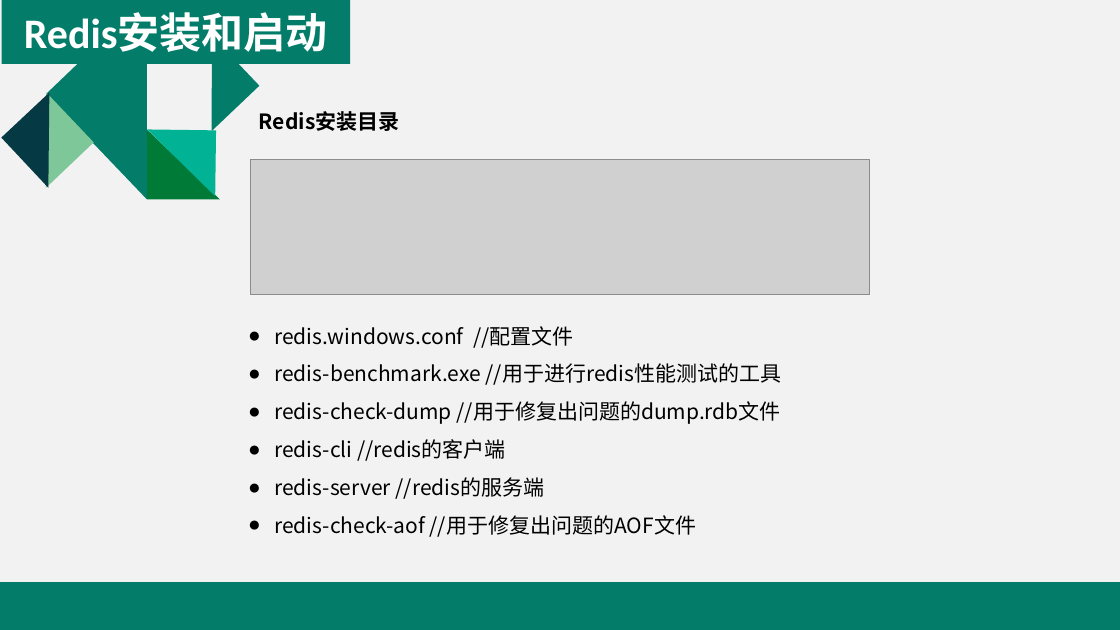
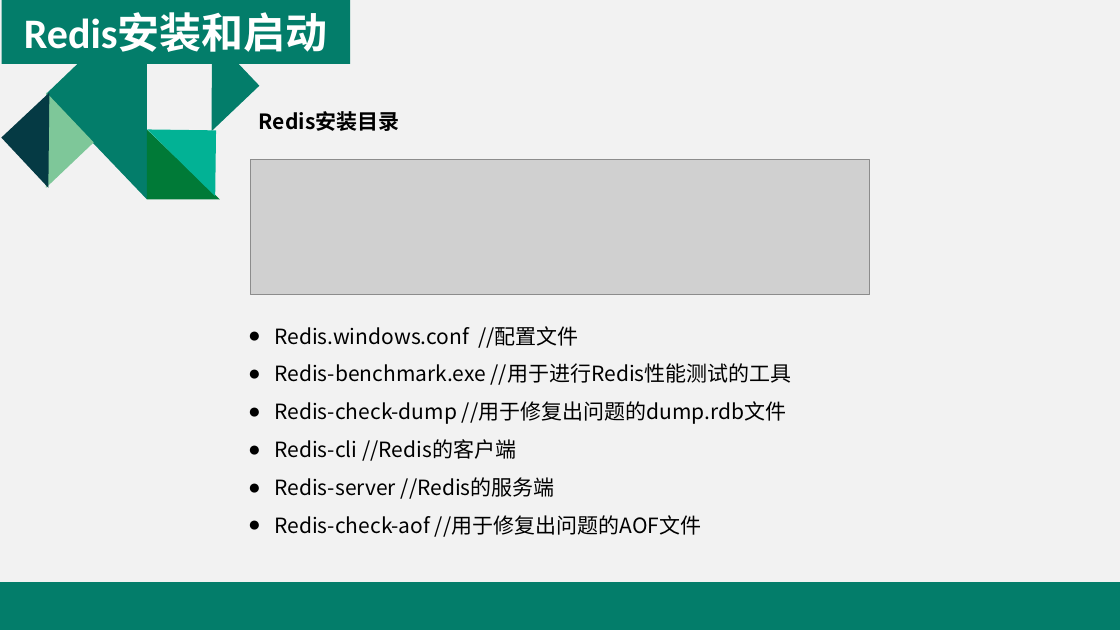
Before and after one commit to yuanhongqiu/baobaotao, a slide deck: slide 8 of taotao-manage/taotao-manage-web/src/main/resources/Redis介绍.pptx. Drawn at 1120x630 pixels with LibreOffice and Linux fonts; fonts in the diff are those of the drawing; grey boxes stand for pictures. Boxes give left, top, right and bottom in pixels: in the first picture for what was removed or moved away, otherwise in the second. Text is boxed around its words. In the diff, an @@ line names an element or a change of style, - is before the commit and + after.

```diff
--- a/taotao-manage/taotao-manage-web/src/main/resources/Redis介绍.pptx
+++ b/taotao-manage/taotao-manage-web/src/main/resources/Redis介绍.pptx
@@ text at (274,326,792,537): text changed @@
-● redis.windows.conf //配置文件
-● redis-benchmark.exe //用于进行redis性能测试的工具
-● redis-check-dump //用于修复出问题的dump.rdb文件
-● redis-cli //redis的客户端
-● redis-server //redis的服务端
-● redis-check-aof //用于修复出问题的AOF文件
+● Redis.windows.conf //配置文件
+● Redis-benchmark.exe //用于进行Redis性能测试的工具
+● Redis-check-dump //用于修复出问题的dump.rdb文件
+● Redis-cli //Redis的客户端
+● Redis-server //Redis的服务端
+● Redis-check-aof //用于修复出问题的AOF文件
```
Also in this commit, not shown: 16 other slides changed, 8 slides added, 11 slides removed.
